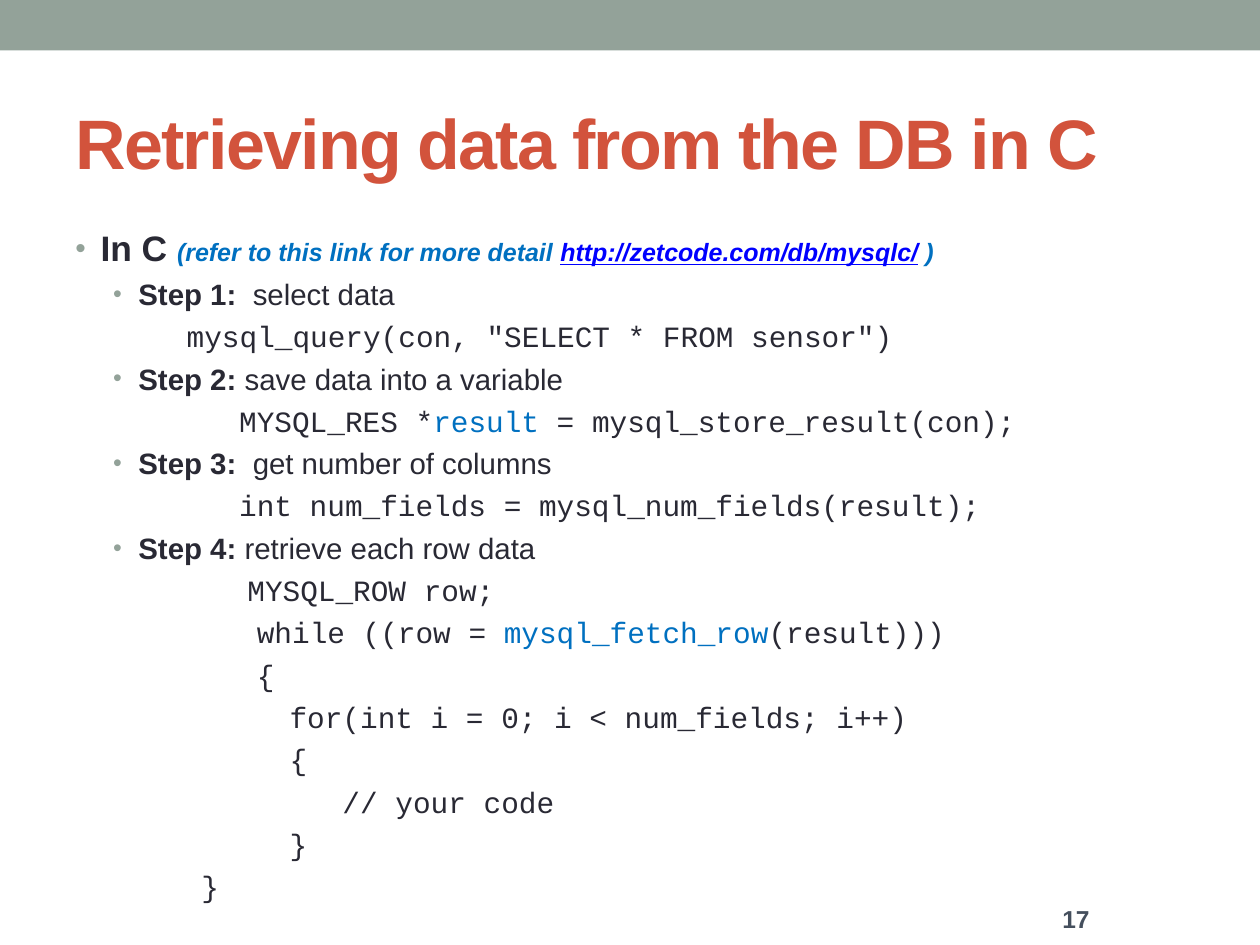
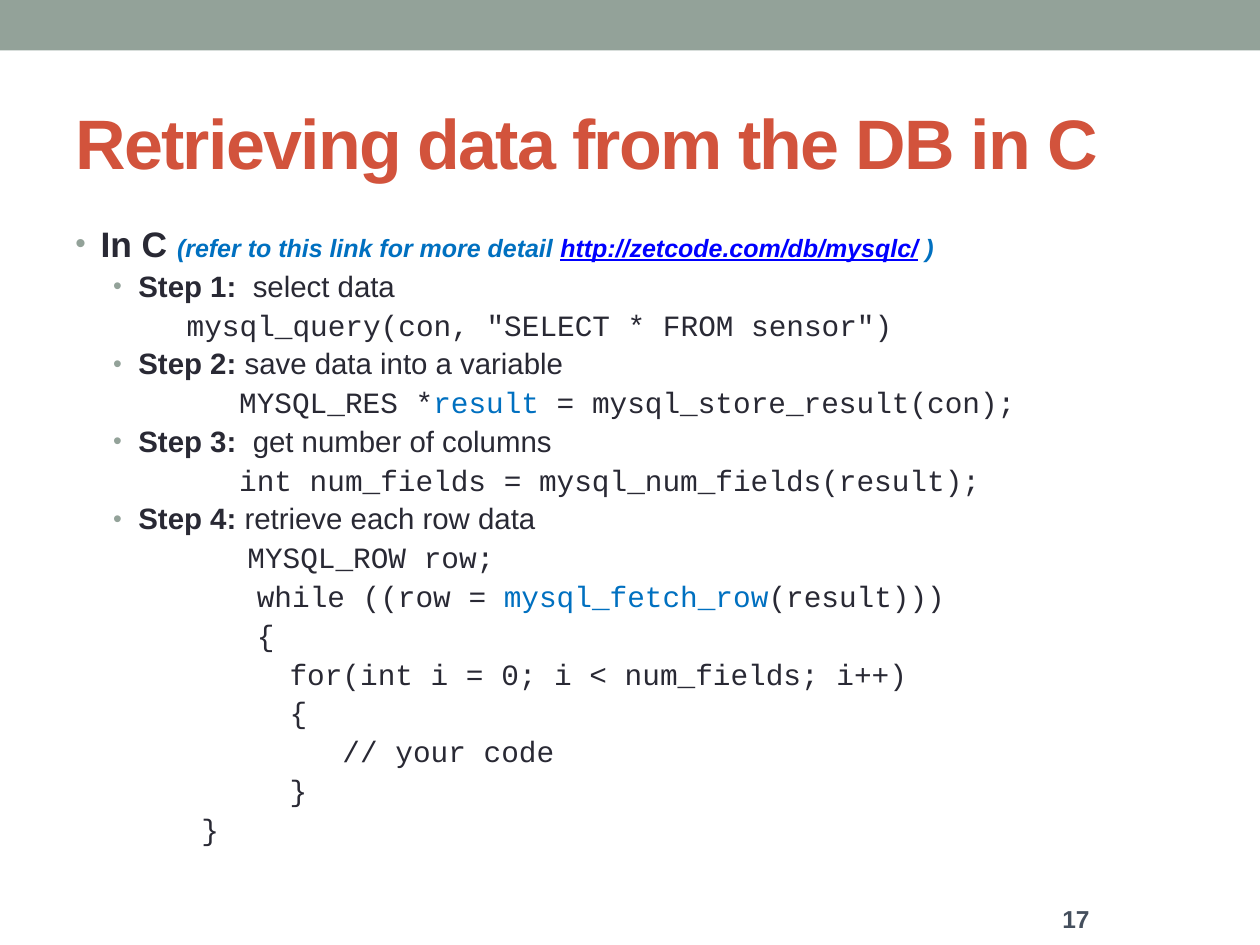
Before and after one commit to honggquan24/IOT, a slide deck: slide 17 of Slide/6. Database.pptx. Drawn at 1260x945 pixels with LibreOffice and Linux fonts; fonts in the diff are those of the drawing. Boxes give left, top, right and bottom in pixels: in the first picture for what was removed or moved away, otherwise in the second. Text is boxed around its words. In the diff, an @@ line names an element or a change of style, - is before the commit and + after.

```diff
--- a/Slide/6. Database.pptx
+++ b/Slide/6. Database.pptx
@@ text "In C (refer to this ..." at [101,232,1015,768]: line spacing 1 to 0.9; indent changed @@
```
Also in this commit, not shown: 14 other slides changed, 3 other files.
